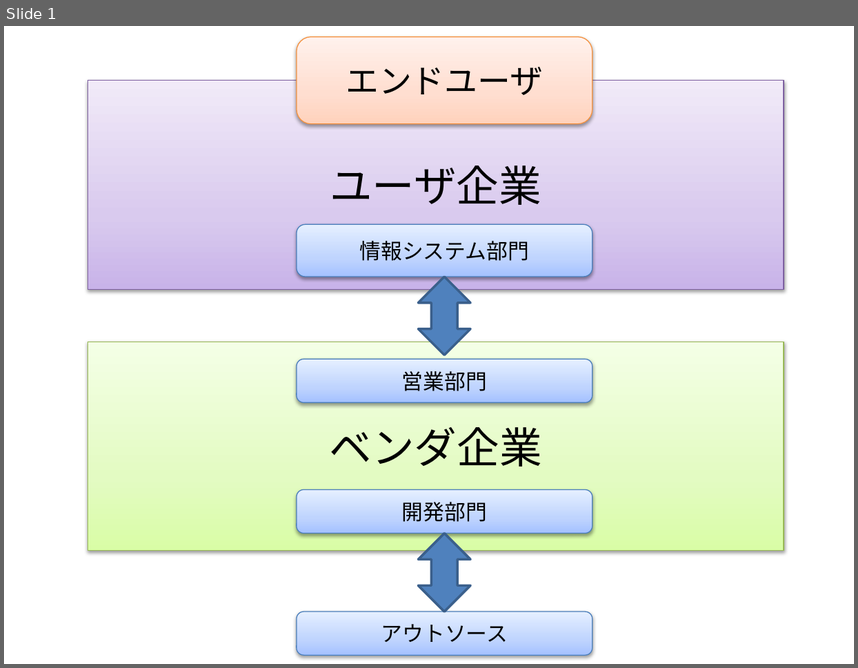
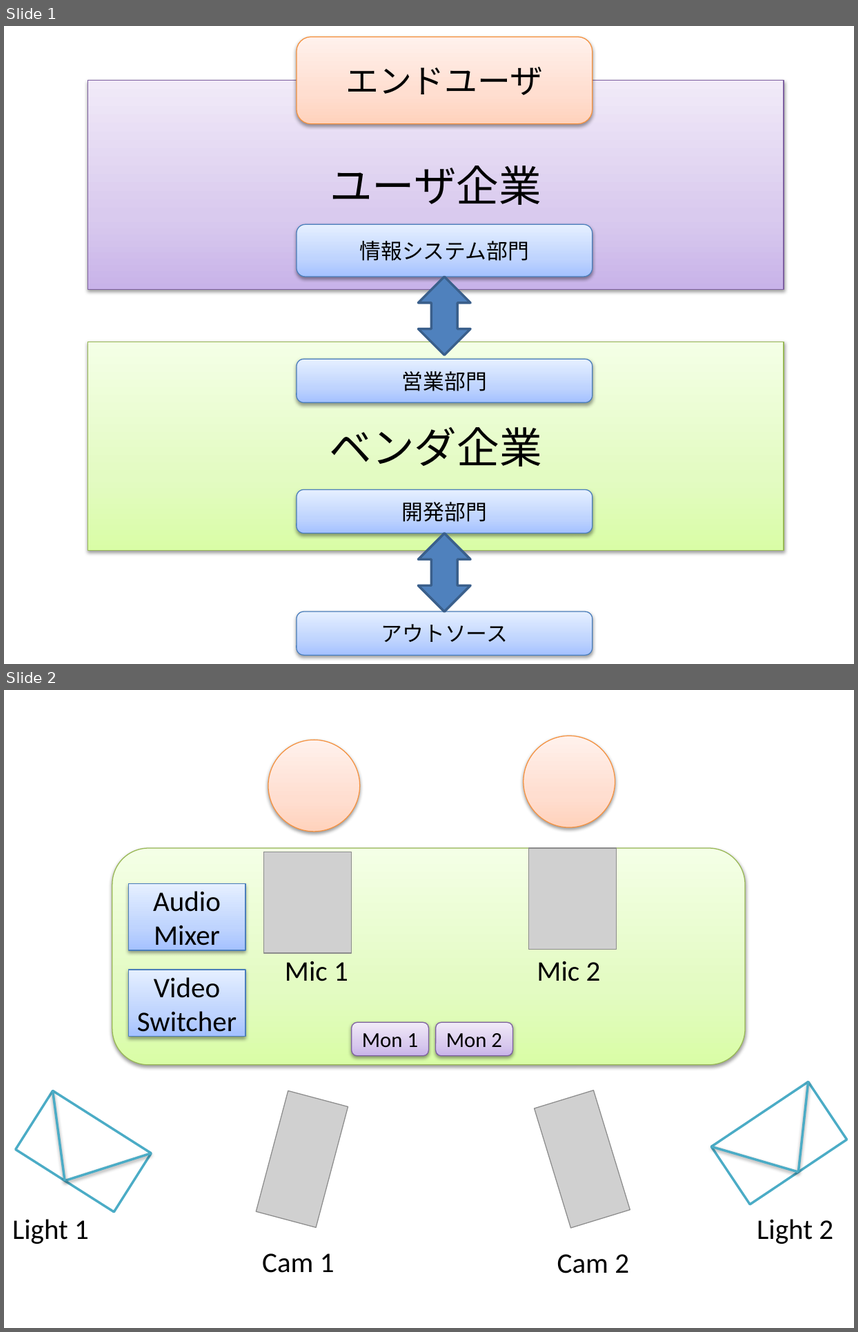
Before and after one commit to ychubachi/kakenhi-2013, a slide deck: figs/figures.pptx. Shown one above the other, each under a label of ours: slide 1 before the commit, slides 1 and 2 after it. The pictures are 858x668 and 858x1332 pixels, drawn with LibreOffice and Linux fonts; fonts in the diff are those of the drawing; grey boxes stand for pictures. Boxes give left, top, right and bottom in pixels: in the first picture for what was removed or moved away, otherwise in the second. Text is boxed around its words. In the diff, an @@ line names an element or a change of style, - is before the commit and + after.

```diff
--- a/figs/figures.pptx
+++ b/figs/figures.pptx
@@ slide 2 added at [4,690,854,1328], background #FFFFFF @@
@@ rounded rectangle added at [352,1023,429,1056], fill gradient #C9B5E8 to #D8CBEE to #F0EAF9, outline #7D60A0 0.75 pt, 18 pt, text #000000 @@
+Mon 1
@@ rounded rectangle added at [436,1023,513,1056], fill gradient #C9B5E8 to #D8CBEE to #F0EAF9, outline #7D60A0 0.75 pt, 18 pt, text #000000 @@
+Mon 2
@@ group added at [12,736,846,1273]: 6 texts, 4 pictures, 4 rectangles, 4 lines, 2 ellipses, 1 rounded rectangle @@
+Audio
+Mixer
+Mic 1
+Mic 2
+Video
+Switcher
+Cam 1
+Cam 2
+Light 1
+Light 2
```
Also in this commit, not shown: 1 other slide added, 7 other files.
